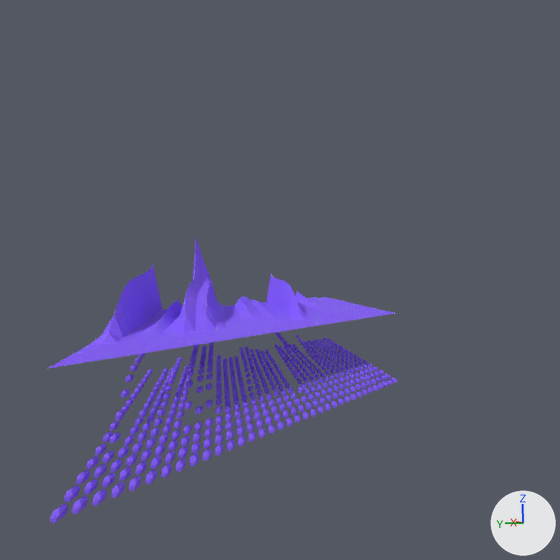
The Blender file src/Data Visualization.blend as it was, and as the next commit left it.
The view is the same before and after, from the file's camera 'Camera'. Every picture has the same lights, and +X, +Y and +Z are marked at lower right. The same objects are shown in both versions, whatever each file hides.

The first picture shows 'heightmap', 'scatterplot.002'.
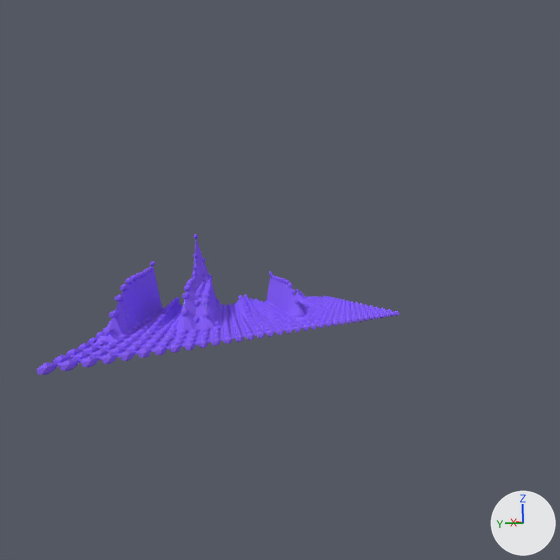
Where the change shows, as pixel boxes [x1, y1, x2, y2] in the pictures (560 x 560 px):
```json
{"object": "scatterplot.002", "change": "moved", "before": [50, 332, 397, 523], "after": [37, 234, 399, 375]}
```

The change, as JSON lines over the scene's bpy script:
```json
{"op": "set", "path": "ob_scatterplot_002.location", "old": "(0.0, 0.0, -10.0)", "new": "(0.0, 0.0, 0.0)"}
```
